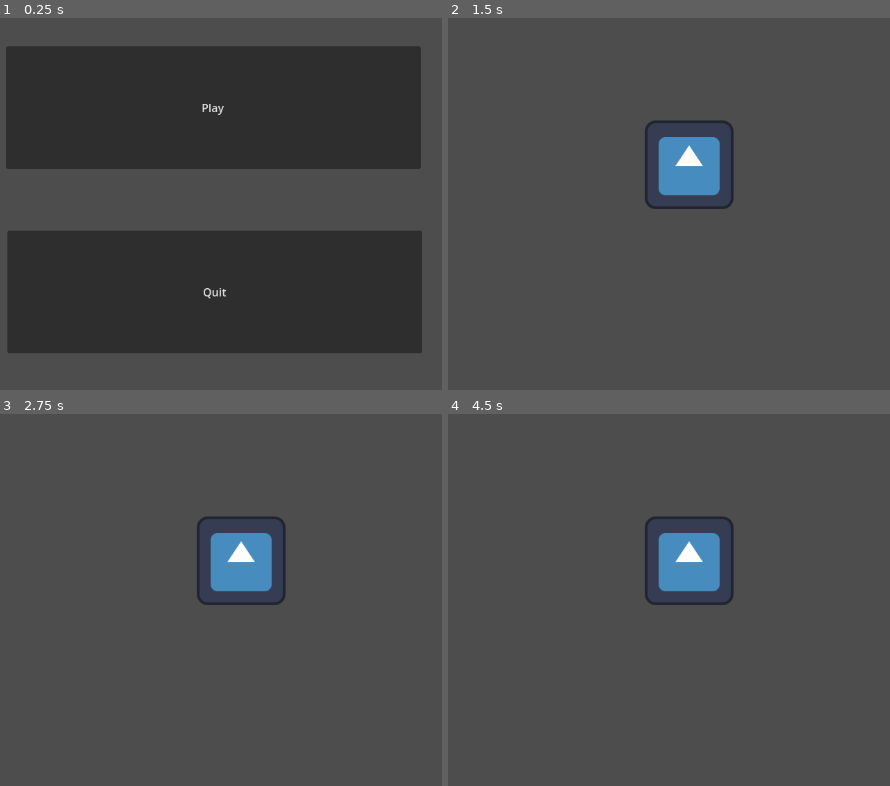
Above: before the commit, frames 1-4 (two rows, left to right).
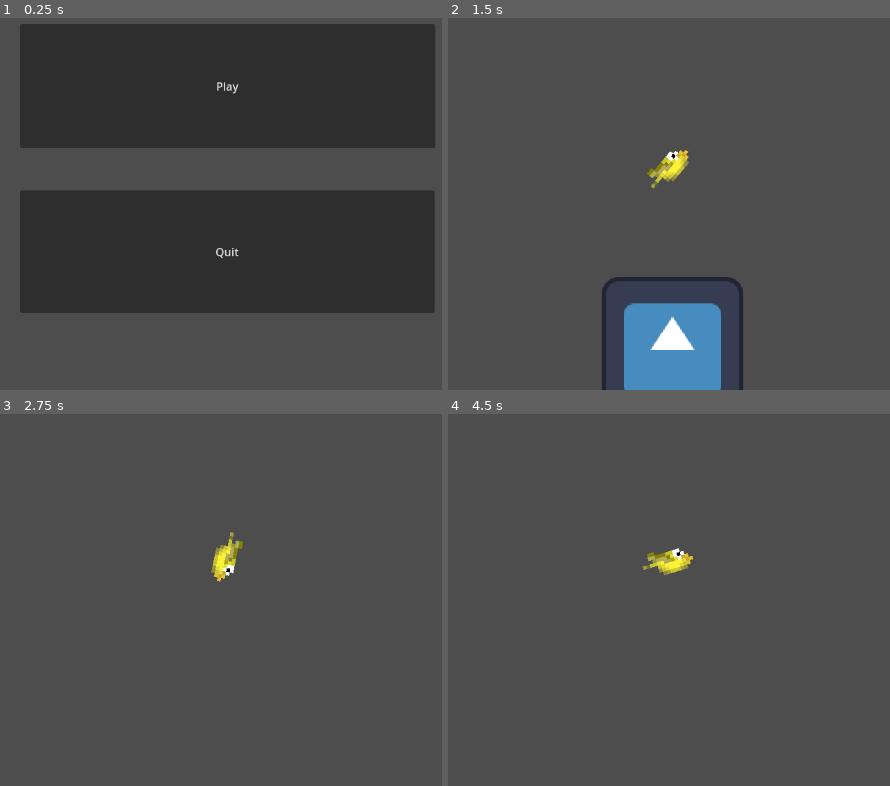
Above: after the commit, the same moments.

Repository: Ollenat/flappy-bird
Game: Godot game, scene res://Scenes/Menu/Main.tscn
Same seed, same stepped clock (60 frames per second), same inputs: the game is played once before the commit and once after it. The engine's default icon, where the game draws it, is replaced by a stand-in: a white triangle on a blue panel in a dark square.
Inputs:
- Up to frame 1 (0.25 s): no input
- Up to frame 2 (1.5 s): click "Play" at 0.5 s; tap Enter (ui_accept) at 1.25, 1.35 s
- Up to frame 3 (2.75 s): tap Enter (ui_accept) at 1.52, 1.82, 2.1, 2.27, 2.57 s
- Up to frame 4 (4.5 s): tap Enter (ui_accept) at 2.85, 3.6, 3.77, 4.07, 4.35 s

The runs differ from the first frame. In frame 1, 34% of the frame differs, in the area x 1-99%, y 1-91%; in frame 2, 9.0%; in frame 3, 2.9%; in frame 4, 3.0%.

Commit message:
Added player and stuff

Diff:
--- a/Scenes/Menu/Main.tscn
+++ b/Scenes/Menu/Main.tscn
@@ -5,21 +5,35 @@
 [node name="MainScene" type="Node2D"]
 
 [node name="Menu" type="Node2D" parent="."]
+position = Vector2(4, 0)
 script = ExtResource("1_kowa7")
 
 [node name="Play" type="Button" parent="Menu"]
-offset_left = 261.0
-offset_top = 152.0
-offset_right = 859.0
-offset_bottom = 329.0
+anchors_preset = 7
+anchor_left = 0.5
+anchor_top = 1.0
+anchor_right = 0.5
+anchor_bottom = 1.0
+offset_left = -299.5
+offset_top = -204.0
+offset_right = 299.5
+offset_bottom = -25.0
+grow_horizontal = 2
+grow_vertical = 0
 text = "Play"
 
 [node name="Quit" type="Button" parent="Menu"]
-offset_left = 263.0
-offset_top = 418.0
-offset_right = 861.0
-offset_bottom = 595.0
+anchors_preset = 5
+anchor_left = 0.5
+anchor_right = 0.5
+offset_left = -299.0
+offset_top = 36.0
+offset_right = 299.0
+offset_bottom = 213.0
+grow_horizontal = 2
 text = "Quit"
+
+[node name="Camera2D" type="Camera2D" parent="."]
 
 [connection signal="pressed" from="Menu/Play" to="Menu" method="_on_play_pressed"]
 [connection signal="pressed" from="Menu/Quit" to="Menu" method="_on_quit_pressed"]
--- /dev/null
+++ b/Scenes/Player/Player.gd
@@ -0,0 +1,28 @@
+extends CharacterBody2D
+
+
+const SPEED = 300.0
+const JUMP_VELOCITY = -400.0
+
+@onready var animPlayer = get_node("AnimationPlayer")
+
+# Get the gravity from the project settings to be synced with RigidBody nodes.
+var gravity = ProjectSettings.get_setting("physics/2d/default_gravity")
+
+func _physics_process(delta):
+	# Add the gravity.
+	velocity.y += gravity * delta
+	rotate(velocity.y * 0.0005)
+
+	if velocity.y > 0:
+		animPlayer.play("Fall")
+
+
+	# Handle Jump.
+	if Input.is_action_just_pressed("ui_accept"):
+		velocity.y = JUMP_VELOCITY
+		animPlayer.play("Flap")
+
+	#TODO: Clamp rotaion
+
+	move_and_slide()
--- /dev/null
+++ b/Scenes/Player/Player.tscn
@@ -0,0 +1,168 @@
+[gd_scene load_steps=16 format=3 uid="uid://dcewvas4k1ow4"]
+
+[ext_resource type="Script" path="res://Scenes/Player/Player.gd" id="1_5bdbi"]
+[ext_resource type="Texture2D" uid="uid://djcfxtra0kcjp" path="res://Assets/Character/Bird big.png" id="2_bxvmd"]
+[ext_resource type="Texture2D" uid="uid://bwt102173t1uu" path="res://Assets/Character/Bird.png" id="3_mn2ho"]
+
+[sub_resource type="CapsuleShape2D" id="CapsuleShape2D_cj42g"]
+radius = 11.0
+height = 34.0
+
+[sub_resource type="AtlasTexture" id="AtlasTexture_juefo"]
+atlas = ExtResource("3_mn2ho")
+region = Rect2(0, 0, 16, 16)
+
+[sub_resource type="AtlasTexture" id="AtlasTexture_bgulv"]
+atlas = ExtResource("3_mn2ho")
+region = Rect2(16, 0, 16, 16)
+
+[sub_resource type="AtlasTexture" id="AtlasTexture_qvgnq"]
+atlas = ExtResource("3_mn2ho")
+region = Rect2(32, 0, 16, 16)
+
+[sub_resource type="AtlasTexture" id="AtlasTexture_m07w8"]
+atlas = ExtResource("2_bxvmd")
+region = Rect2(0, 0, 16, 16)
+
+[sub_resource type="AtlasTexture" id="AtlasTexture_etc5x"]
+atlas = ExtResource("2_bxvmd")
+region = Rect2(16, 0, 16, 16)
+
+[sub_resource type="AtlasTexture" id="AtlasTexture_ojo3m"]
+atlas = ExtResource("2_bxvmd")
+region = Rect2(32, 0, 16, 16)
+
+[sub_resource type="SpriteFrames" id="SpriteFrames_rv2ii"]
+animations = [{
+"frames": [{
+"duration": 1.0,
+"texture": SubResource("AtlasTexture_juefo")
+}, {
+"duration": 1.0,
+"texture": SubResource("AtlasTexture_bgulv")
+}, {
+"duration": 1.0,
+"texture": SubResource("AtlasTexture_qvgnq")
+}],
+"loop": true,
+"name": &"Falling",
+"speed": 5.0
+}, {
+"frames": [{
+"duration": 1.0,
+"texture": SubResource("AtlasTexture_m07w8")
+}, {
+"duration": 1.0,
+"texture": SubResource("AtlasTexture_etc5x")
+}, {
+"duration": 1.0,
+"texture": SubResource("AtlasTexture_ojo3m")
+}],
+"loop": true,
+"name": &"Flap",
+"speed": 5.0
+}]
+
+[sub_resource type="Animation" id="Animation_6d5js"]
+resource_name = "Fall"
+length = 0.3
+loop_mode = 1
+tracks/0/type = "value"
+tracks/0/imported = false
+tracks/0/enabled = true
+tracks/0/path = NodePath("AnimatedSprite2D:frame")
+tracks/0/interp = 1
+tracks/0/loop_wrap = true
+tracks/0/keys = {
+"times": PackedFloat32Array(0, 0.1, 0.2),
+"transitions": PackedFloat32Array(1, 1, 1),
+"update": 1,
+"values": [0, 1, 2]
+}
+tracks/1/type = "value"
+tracks/1/imported = false
+tracks/1/enabled = true
+tracks/1/path = NodePath("AnimatedSprite2D:animation")
+tracks/1/interp = 1
+tracks/1/loop_wrap = true
+tracks/1/keys = {
+"times": PackedFloat32Array(0),
+"transitions": PackedFloat32Array(1),
+"update": 1,
+"values": [&"Falling"]
+}
+
+[sub_resource type="Animation" id="Animation_p1sxe"]
+length = 0.001
+tracks/0/type = "value"
+tracks/0/imported = false
+tracks/0/enabled = true
+tracks/0/path = NodePath("AnimatedSprite2D:frame")
+tracks/0/interp = 1
+tracks/0/loop_wrap = true
+tracks/0/keys = {
+"times": PackedFloat32Array(0),
+"transitions": PackedFloat32Array(1),
+"update": 1,
+"values": [1]
+}
+
+[sub_resource type="Animation" id="Animation_darch"]
+resource_name = "Flalp"
+length = 0.3
+loop_mode = 2
+tracks/0/type = "value"
+tracks/0/imported = false
+tracks/0/enabled = true
+tracks/0/path = NodePath("AnimatedSprite2D:frame")
+tracks/0/interp = 1
+tracks/0/loop_wrap = true
+tracks/0/keys = {
+"times": PackedFloat32Array(0, 0.1, 0.2),
+"transitions": PackedFloat32Array(1, 1, 1),
+"update": 1,
+"values": [0, 1, 2]
+}
+tracks/1/type = "value"
+tracks/1/imported = false
+tracks/1/enabled = true
+tracks/1/path = NodePath("AnimatedSprite2D:animation")
+tracks/1/interp = 1
+tracks/1/loop_wrap = true
+tracks/1/keys = {
+"times": PackedFloat32Array(0),
+"transitions": PackedFloat32Array(1),
+"update": 1,
+"values": [&"Flap"]
+}
+
+[sub_resource type="AnimationLibrary" id="AnimationLibrary_dih25"]
+_data = {
+"Fall": SubResource("Animation_6d5js"),
+"Flap": SubResource("Animation_darch"),
+"RESET": SubResource("Animation_p1sxe")
+}
+
+[node name="Player" type="CharacterBody2D"]
+position = Vector2(1, 0)
+script = ExtResource("1_5bdbi")
+
+[node name="CollisionShape2D" type="CollisionShape2D" parent="."]
+rotation = 1.5708
+shape = SubResource("CapsuleShape2D_cj42g")
+
+[node name="Camera2D" type="Camera2D" parent="."]
+zoom = Vector2(1.6, 1.6)
+
+[node name="AnimatedSprite2D" type="AnimatedSprite2D" parent="."]
+position = Vector2(-1, 0)
+scale = Vector2(3.25, 3.25)
+sprite_frames = SubResource("SpriteFrames_rv2ii")
+animation = &"Flap"
+frame = 1
+
+[node name="AnimationPlayer" type="AnimationPlayer" parent="."]
+autoplay = "Fall"
+libraries = {
+"": SubResource("AnimationLibrary_dih25")
+}
--- a/Scenes/World/world.tscn
+++ b/Scenes/World/world.tscn
@@ -1,9 +1,21 @@
-[gd_scene load_steps=2 format=3 uid="uid://b18e7flucukqt"]
+[gd_scene load_steps=4 format=3 uid="uid://b18e7flucukqt"]
 
 [ext_resource type="Texture2D" uid="uid://qmqde3fdg0b5" path="res://icon.svg" id="1_pt4y2"]
+[ext_resource type="PackedScene" uid="uid://dcewvas4k1ow4" path="res://Scenes/Player/Player.tscn" id="2_47vvv"]
+
+[sub_resource type="RectangleShape2D" id="RectangleShape2D_eb3qu"]
+size = Vector2(134, 132)
 
 [node name="World" type="Node2D"]
 
 [node name="Icon" type="Sprite2D" parent="."]
 position = Vector2(600, 323)
 texture = ExtResource("1_pt4y2")
+
+[node name="StaticBody2D" type="StaticBody2D" parent="Icon"]
+
+[node name="CollisionShape2D" type="CollisionShape2D" parent="Icon/StaticBody2D"]
+shape = SubResource("RectangleShape2D_eb3qu")
+
+[node name="Player" parent="." instance=ExtResource("2_47vvv")]
+position = Vector2(600, 206)
--- a/project.godot
+++ b/project.godot
@@ -14,3 +14,15 @@
 run/main_scene="res://Scenes/Menu/Main.tscn"
 config/features=PackedStringArray("4.1", "Forward Plus")
 config/icon="res://icon.svg"
+
+[display]
+
+window/size/borderless=true
+
+[rendering]
+
+textures/canvas_textures/default_texture_filter=0
+anti_aliasing/quality/msaa_2d=3
+anti_aliasing/quality/msaa_3d=3
+anti_aliasing/quality/screen_space_aa=1
+anti_aliasing/quality/use_taa=true
Not shown, changed: Assets/Character/Bird big.png.import
Binary file removed: console_game_icon.png
